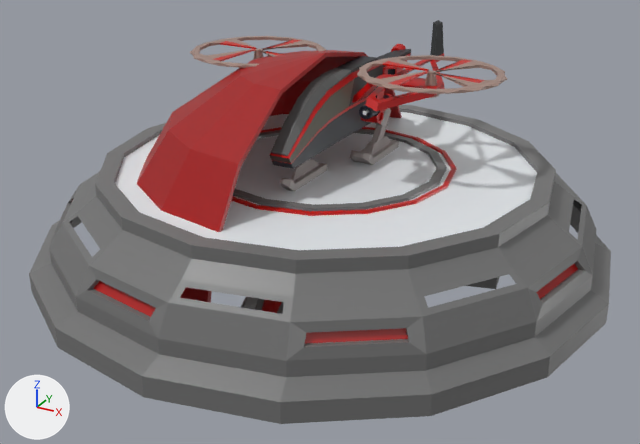
Before and after pictures for a commit that changed the FBX model Unity/BattleToys/Assets/Meshes/PlaneAndHangar.fbx.
Both versions are drawn from a camera (50 mm lens) standing at (12.98, -23.98, 13.29) and looking at (0.15, -0.66, 1.63). The lights are fixed; the arrows at lower left show +X, +Y and +Z. Where no turn or scale is listed for an object, it has been applied to the vertices.

In view in the first picture: 'FlightBase', 'FlightBaseRing2', 'Halbkugel', 'Heli', 'PlanetBase', 'PropellerL', 'PropellerR'.
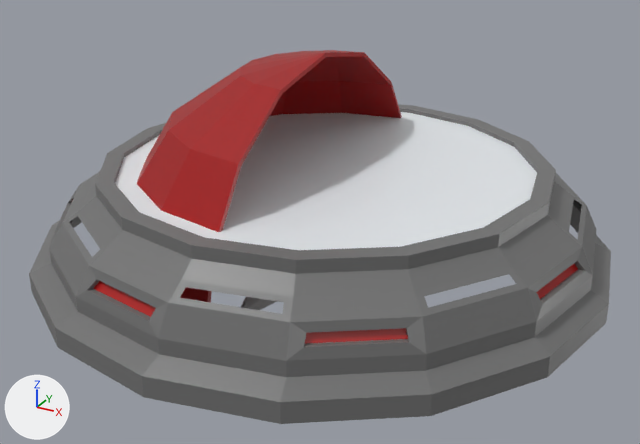
Changed parts and their boxes (x1, y1, x2, y2) in the pictures (640 x 444 px):
```json
{"object": "Heli", "change": "deleted", "before": [270, 20, 445, 191]}
{"object": "FlightBase", "change": "deleted", "before": [233, 129, 499, 314]}
{"object": "PropellerL", "change": "deleted", "before": [357, 55, 507, 98], "on screen": "brown"}
{"object": "PropellerR", "change": "deleted", "before": [190, 36, 326, 68], "on screen": "brown"}
{"object": "FlightBaseRing2", "change": "deleted", "before": [231, 127, 456, 216], "on screen": "red"}
{"object": "Rocket", "change": "moved, rescaled", "before": [363, 110, 369, 115], "on screen": "not visible afterwards"}
```

Scene script edits in JSON lines:
```json
{"op": "remove", "block": "ob_flightbasering2", "code": ["ob_flightbasering2 = bpy.data.objects.new('FlightBaseRing2', me_cylinder_005)", "ob_flightbasering2.location = (0.0, 0.0, 0.0)"]}
{"op": "remove", "block": "ob_propellerl", "code": ["ob_propellerl = bpy.data.objects.new('PropellerL', me_cylinder_001)", "ob_propellerl.location = (3.15, 0.92, 6.26)"]}
{"op": "remove", "block": "ob_propellerr", "code": ["ob_propellerr = bpy.data.objects.new('PropellerR', me_cylinder_002)", "ob_propellerr.location = (-3.07, 0.92, 6.26)"]}
{"op": "set", "path": "ob_rocket.location", "old": "(2.04, 0.79, 5.78)", "new": "(0.0, 0.0, 0.0)"}
{"op": "set", "path": "ob_rocket.scale", "old": "(0.00736, 0.00736, 0.00736)", "new": "(0.01, 0.01, 0.01)"}
{"op": "remove", "block": "ob_flightbase", "code": ["ob_flightbase = bpy.data.objects.new('FlightBase', me_cylinder)", "ob_flightbase.location = (0.0, 0.0, 0.0)"]}
{"op": "remove", "block": "ob_heli", "code": ["ob_heli = bpy.data.objects.new('Heli', me_cube_003)", "ob_heli.location = (0.0, 0.0, 3.35)"]}
```
